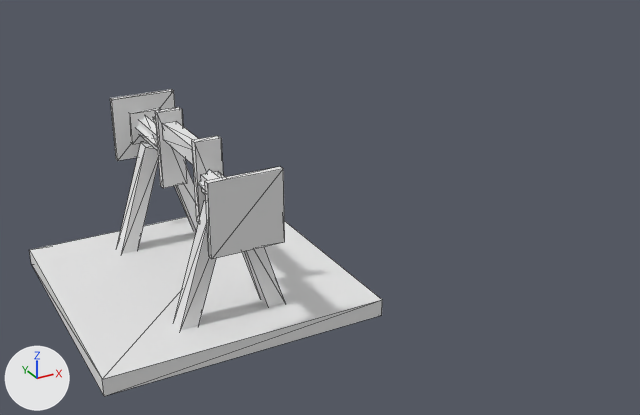
A saved change to the OBJ model src/main/resources/assets/projectsteam/objmodels/small_crankshaft.obj.
Before and after are seen from a 50 mm lens placed at (-1.01, -2.79, 1.11), pointed at (0.34, -0.35, -0.11). Arrows for +X, +Y and +Z are at lower left; the lights stay in place. Mesh edges are drawn as thin lines. Where no turn or scale is listed for an object, it has been applied to the vertices.

In view in the first picture: 'axle', 'base'.
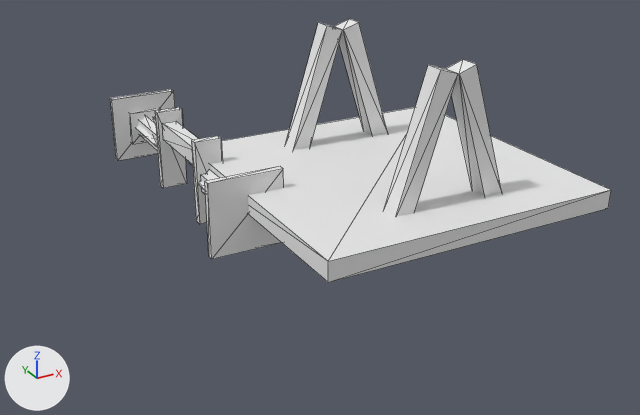
Changed parts and their boxes (x1, y1, x2, y2) in the pictures (640 x 415 px):
```json
{"object": "base", "change": "mesh moved", "before": [29, 143, 382, 396], "after": [189, 19, 611, 282]}
```

Scene script edits in JSON lines:
```json
{"block": "me_base", "where": "me_base.from_pydata(...)  # 40 vertices, 60 faces; spans x -0.5..0.5, y -0.5..0.5, z -0.5..-0.022"}
{"block": "me_base", "where": "# used by ob_base; location = (0.0, 0.0, 0.0)"}
{"block": "me_base", "change": "me_base part 1: the whole mesh is moved by (0.5, -0.5, 0.5)"}
```
